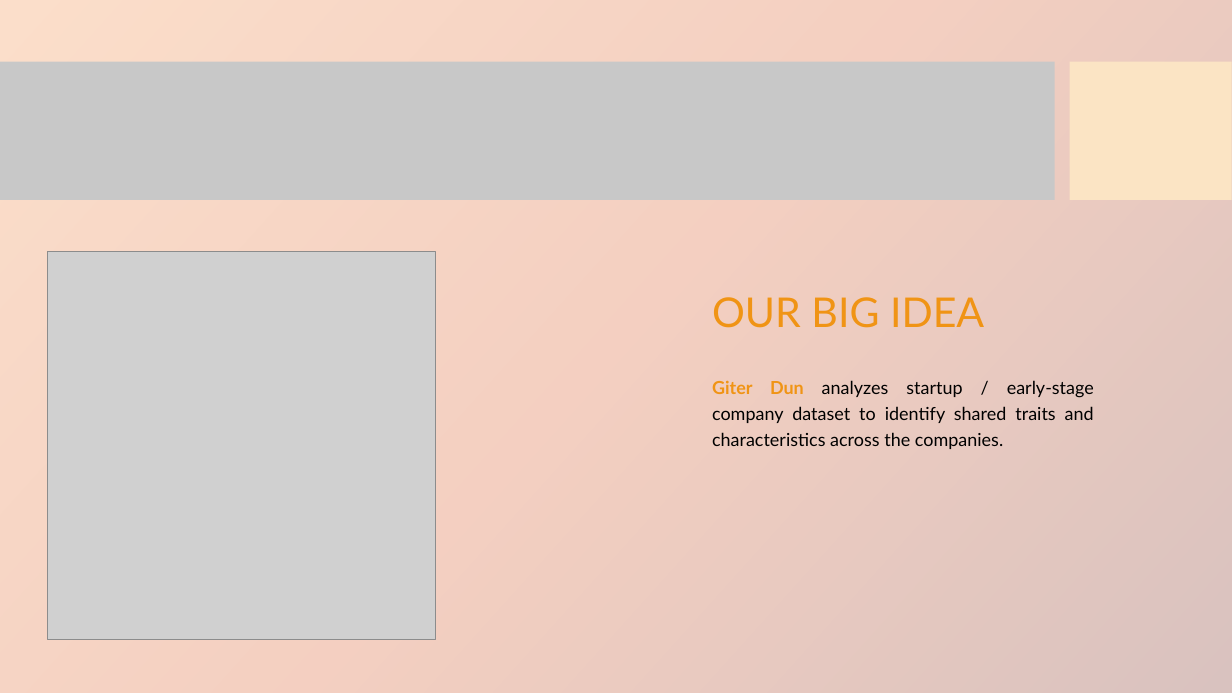
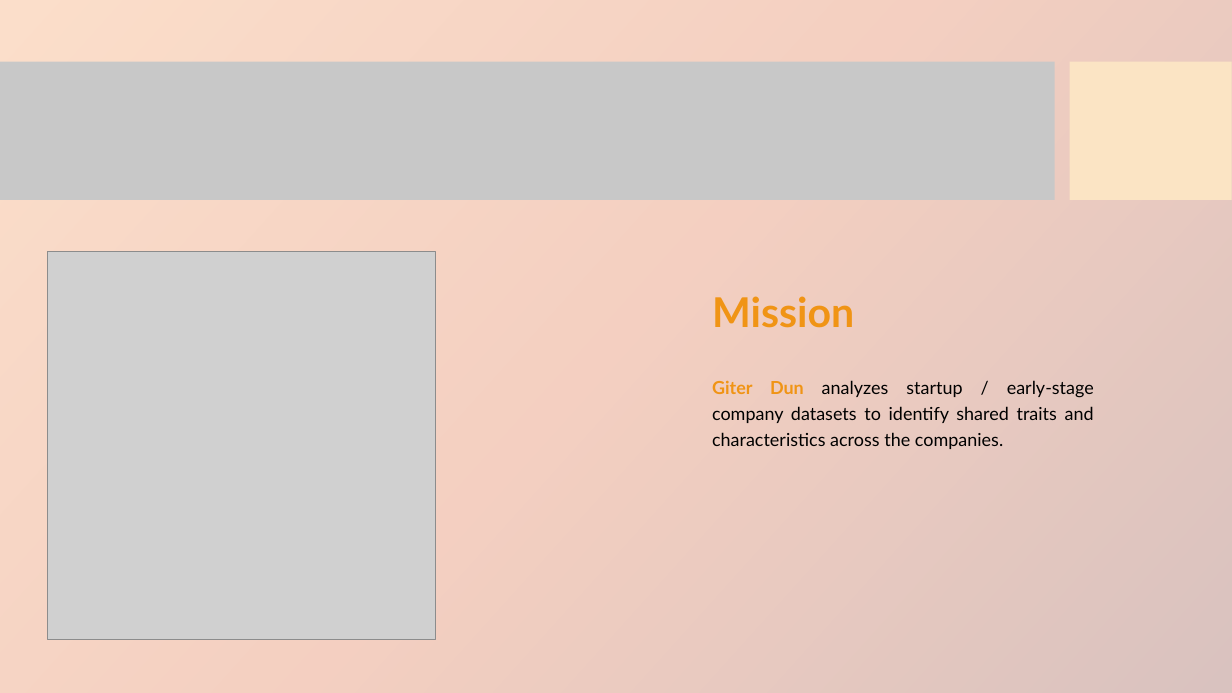
Before and after one commit to CharlesPBiggar/Data-Analytics-Project-1, a slide deck: slide 2 of Presentation/GiterDun Presentation.pptx. Drawn at 1232x693 pixels with LibreOffice and Linux fonts; fonts in the diff are those of the drawing; grey boxes stand for pictures; background and template pictures are left out. Boxes give left, top, right and bottom in pixels: in the first picture for what was removed or moved away, otherwise in the second. Text is boxed around its words. In the diff, an @@ line names an element or a change of style, - is before the commit and + after.

```diff
--- a/Presentation/GiterDun Presentation.pptx
+++ b/Presentation/GiterDun Presentation.pptx
@@ text at [712,296,854,328]: text changed; bold on @@
-OUR BIG IDEA
+Mission
@@ text at [712,380,1094,449]: text changed @@
-Giter Dun analyzes startup / early-stage company dataset to identify shared traits and characteristics across the companies.
+Giter Dun analyzes startup / early-stage company datasets to identify shared traits and characteristics across the companies.
```
Also in this commit, not shown: 2 other slides changed, 4 slides added, 2 slides removed.
